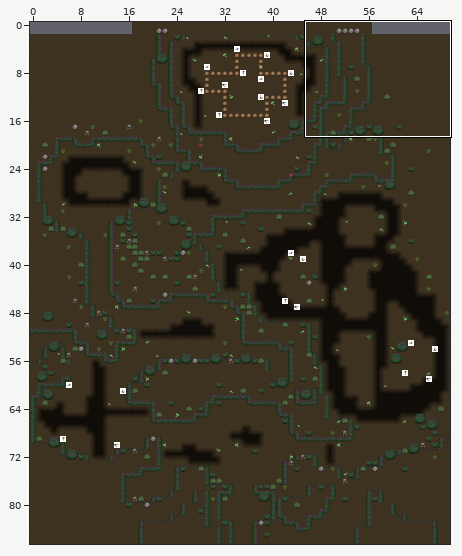
One commit to this Tiled map (JSON): assets/Tiled/map_donjon.json. The first picture is a wide view before the edit; the outline marks the close-up.
Close-up. Before the edit:
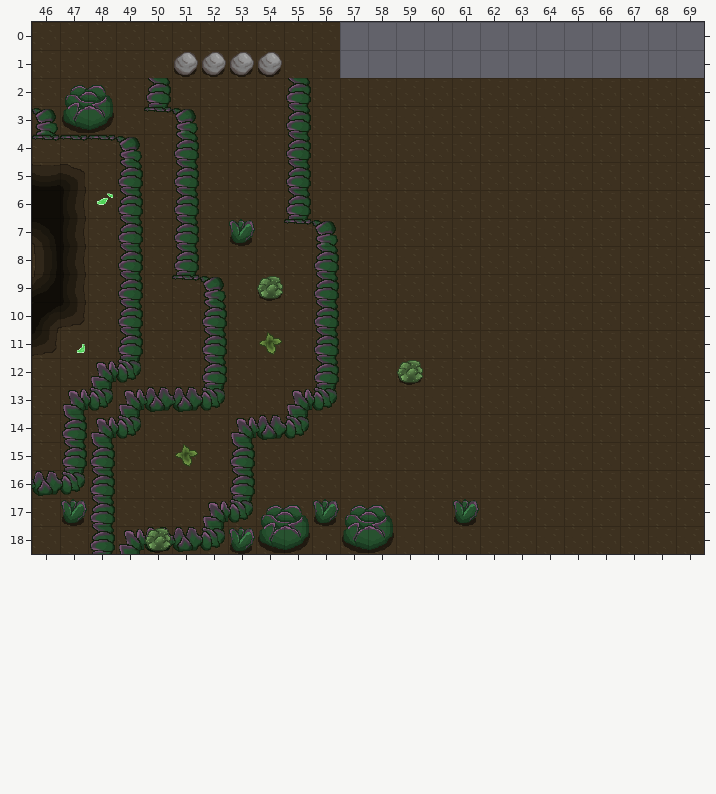
Cells are 32x32 px. Shown: x 46..69, y 0..18. The commit also changed other parts of the map, which this record leaves out.
Once edited:
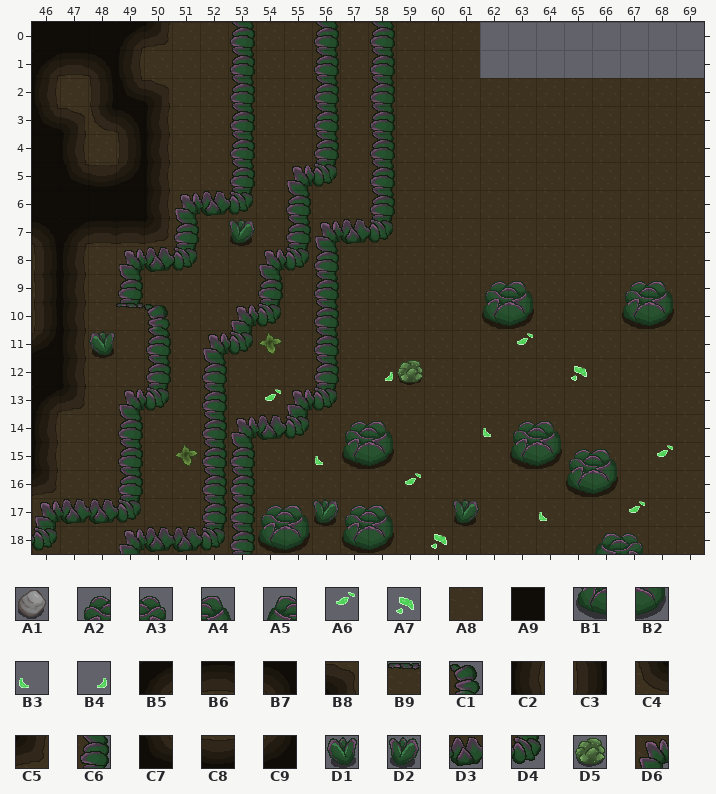
Key: from "tileset": A1 3, A2 13, A3 13 flipped left-right, A4 14, A5 14 flipped left-right, A6 16 flipped left-right, A7 17 flipped left-right, A8 47, A9 48, B1 49, B2 50, B3 52, B4 52 flipped left-right, B5 83, B6 84, B7 85, B8 87, B9 89, C1 90, C2 119, C3 121, C4 122, C5 123, C6 126, C7 155, C8 156, C9 157, D1 158, D2 158 flipped left-right, D3 161, D4 162, D5 193, D6 196.
__ is an empty cell.
Tiles replaced or removed in this view: A1, A2, A4, A6, A8, B1, B2, B4, B5, B8, B9, C1, C2, C5, C6, C8, C9, D2, D3, D4, D5, D6.
From old to new:
Changed rows in their new state; .. is an unchanged cell.
Layer "sol_layer":
first column x 47:
 0 .. .. .. .. .. .. .. .. .. .. A8 A8 A8 A8 A8
 1 .. .. .. .. .. .. .. .. .. .. A8 A8 A8 A8 A8
 3 B8 C4 .. .. .. .. .. .. .. .. .. .. .. .. ..
 4 __ .. .. .. .. .. .. .. .. .. .. .. .. .. ..
Layer "eau_layer":
first column x 46:
 0 A9 A9 A9 B5 C5 .. .. .. .. ..
 1 B5 B6 B7 C2 .. .. .. .. .. ..
 2 C2 .. C3 C7 B8 .. .. .. .. ..
 3 C7 .. .. B7 C2 .. .. .. .. ..
 4 A9 C2 A8 C3 C2 .. .. .. .. ..
 5 A9 C7 C8 C9 C2 .. .. .. .. ..
 6 .. A9 A9 A9 C2 .. .. .. .. ..
 7 .. B5 B6 B6 C5 .. .. .. .. __
 9 C3 .. .. .. .. __ .. .. .. ..
10 C3 C2 .. C6 .. .. .. .. .. ..
11 C9 C2 .. .. .. .. .. .. .. ..
12 A9 C2 .. .. .. .. .. .. .. ..
13 B5 C5 .. .. .. .. .. .. .. ..
14 C2 .. .. .. .. .. .. .. .. ..
15 C2 .. .. .. .. .. .. .. .. ..
16 C5 .. .. .. .. .. .. .. .. ..
Layer "murs_layer":
first column x 46:
 0 .. .. .. .. .. .. .. C6 .. .. .. .. C6
 1 .. .. .. .. .. .. .. C6 .. .. .. .. C6
 2 .. .. .. .. __ .. .. C6 .. __ .. .. C6
 3 __ .. .. .. __ __ .. C6 .. __ .. .. C6
 4 __ __ __ __ .. __ .. C6 .. __ .. .. C6
 5 .. .. .. __ .. __ .. C6 .. __ .. .. C6
 6 .. .. .. __ .. D6 D3 D4 .. .. .. .. C6
 7 .. .. .. __ .. .. .. .. .. __ D6 D3 D4
 8 .. .. .. D6 D3 D4 .. .. .. .. .. .. ..
 9 .. .. .. .. .. __ __ .. .. .. .. .. ..
10 .. .. .. B9 C1 .. __ D6 .. .. .. .. ..
11 .. .. D1 __ C6 .. D6 .. .. .. .. .. ..
12 .. .. __ __ C6 .. .. .. .. .. .. .. ..
13 .. __ __ .. D4 __ C6 .. .. .. .. .. ..
14 .. __ __ C6 .. .. C6 .. .. .. .. .. ..
15 .. __ __ C6 .. .. C6 .. .. .. .. .. ..
16 __ __ __ C6 .. .. C6 .. .. .. .. .. ..
17 D6 D3 D3 D4 .. .. C6 C6 .. .. .. .. ..
18 D4 .. __ .. .. .. .. C6 .. .. .. .. ..
Layer "decor_layer":
first column x 54:
11 .. .. .. .. .. .. .. .. .. A6 .. .. .. .. ..
12 .. .. .. .. B4 .. .. .. .. .. .. A7 .. .. ..
13 A6 .. .. .. .. .. .. .. .. .. .. .. .. .. ..
14 .. .. .. .. .. .. .. .. B3 .. .. .. .. .. ..
15 .. .. B3 .. .. .. .. .. .. .. .. .. .. .. A6
16 .. .. .. .. .. A6 .. .. .. .. .. .. .. .. ..
17 .. .. .. .. .. .. .. .. .. .. B3 .. .. A6 ..
18 .. .. .. .. .. .. A7 .. .. .. .. .. .. .. ..
Layer "obstacle_layer":
first column x 47:
 0 .. .. .. .. .. .. .. .. .. C6 .. .. .. .. .. .. .. .. .. .. .. ..
 1 .. .. .. .. __ __ __ __ .. C6 .. .. .. .. .. .. .. .. .. .. .. ..
 2 .. .. .. .. .. .. .. .. .. C6 .. .. .. .. .. .. .. .. .. .. .. ..
 3 __ __ .. .. .. .. .. .. .. C6 .. .. .. .. .. .. .. .. .. .. .. ..
 4 .. .. .. .. .. .. .. .. .. C6 .. .. .. .. .. .. .. .. .. .. .. ..
 5 .. .. .. .. .. .. .. .. D6 D4 .. .. .. .. .. .. .. .. .. .. .. ..
 6 .. __ .. .. .. .. .. .. .. .. .. .. .. .. .. .. .. .. .. .. .. ..
 7 .. .. .. .. .. .. .. .. C6 .. .. .. .. .. .. .. .. .. .. .. .. ..
 8 .. .. .. .. .. .. .. D6 D4 .. .. .. .. .. .. .. .. .. .. .. .. ..
 9 .. .. .. .. .. .. .. C6 .. .. .. .. .. .. .. .. .. .. .. .. .. ..
10 .. .. .. .. .. .. .. D4 .. .. .. .. .. .. .. B1 B2 .. .. .. B1 B2
11 __ .. .. .. .. .. D4 .. .. .. .. .. .. .. .. .. .. .. .. .. .. ..
first column x 47:
15 .. .. .. .. .. .. .. .. .. .. B1 B2 .. .. .. .. B1 B2 .. ..
16 .. .. .. .. .. .. .. .. .. .. .. .. .. .. .. .. .. .. B1 B2
17 __ .. .. .. .. .. .. .. .. .. .. .. .. .. .. .. .. .. .. ..
18 .. .. .. __ .. .. __ .. .. .. .. .. .. .. .. .. .. .. .. ..
Layer "aboveDecor_layer":
first column x 47:
 2 __ __
first column x 62:
 9 A2 A4 .. .. .. A2 A4
first column x 57:
14 A2 A4 .. .. .. .. A2 A4 .. .. ..
15 .. .. .. .. .. .. .. .. A2 A4 ..
18 .. .. .. .. .. .. .. .. .. A5 A3
Pixel boxes of the changes (left, top, right, bottom) in both close-ups:
changed: (32, 22, 480, 554)
added: (482, 281, 534, 345)
added: (622, 281, 674, 329)
added: (571, 366, 587, 381)
added: (483, 421, 645, 554)
added: (657, 445, 673, 457)
